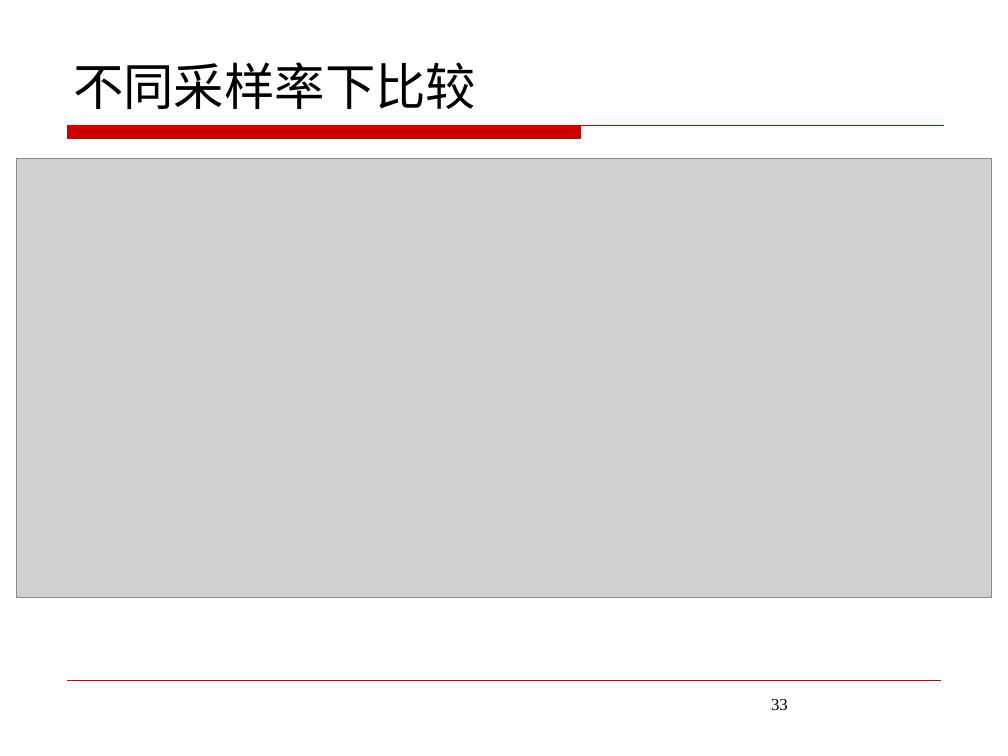
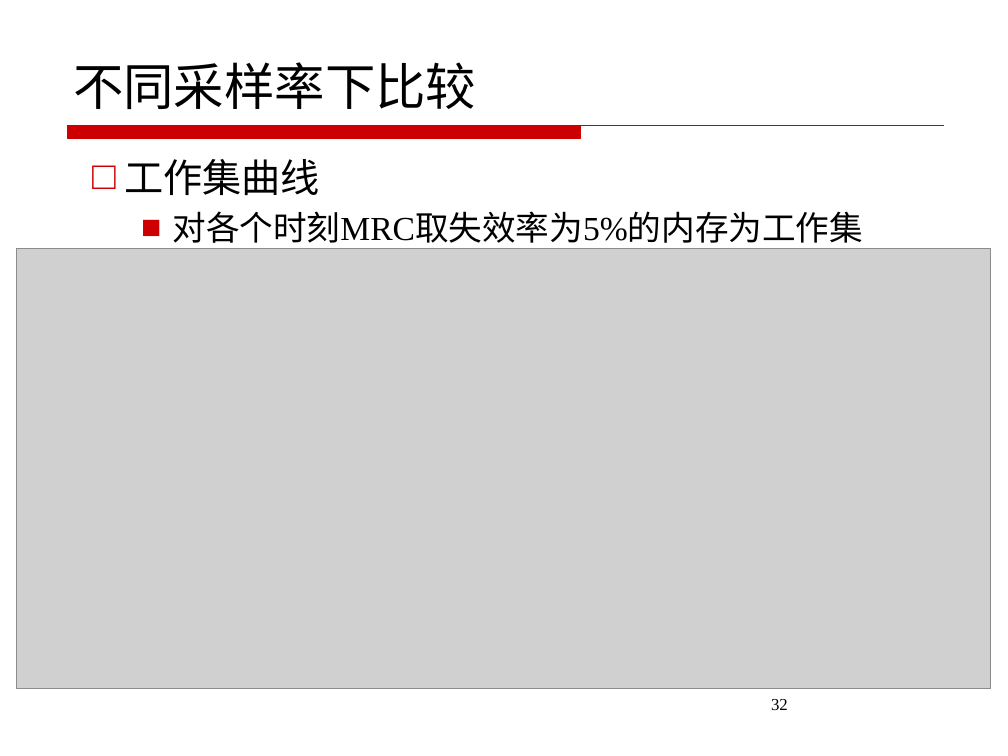
Before and after one commit to JoeHF/aet_data, a slide deck: slide 32 of 答辩/答辩ppt.pptx (slide 33 before the commit). Drawn at 1008x756 pixels with LibreOffice and Linux fonts; fonts in the diff are those of the drawing; grey boxes stand for pictures; background and template pictures are left out. Boxes give left, top, right and bottom in pixels: in the first picture for what was removed or moved away, otherwise in the second. Text is boxed around its words. In the diff, an @@ line names an element or a change of style, - is before the commit and + after.

```diff
--- a/答辩/答辩ppt.pptx
+++ b/答辩/答辩ppt.pptx
@@ text added at (124,159,863,249), 24 pt, text #000000 @@
+□ 工作集曲线
+  ■ 对各个时刻MRC取失效率为5%的内存为工作集
@@ picture: place and size @@
-picture at (17,158,992,598)
+picture at (16,249,991,688)
@@ line removed from (68, 680) to (940, 680) @@
@@ page number at (771,699,788,710): text changed @@
-33
+32
```
Also in this commit, not shown: 9 other slides changed, 3 slides added, 7 slides removed, 11 other files.
